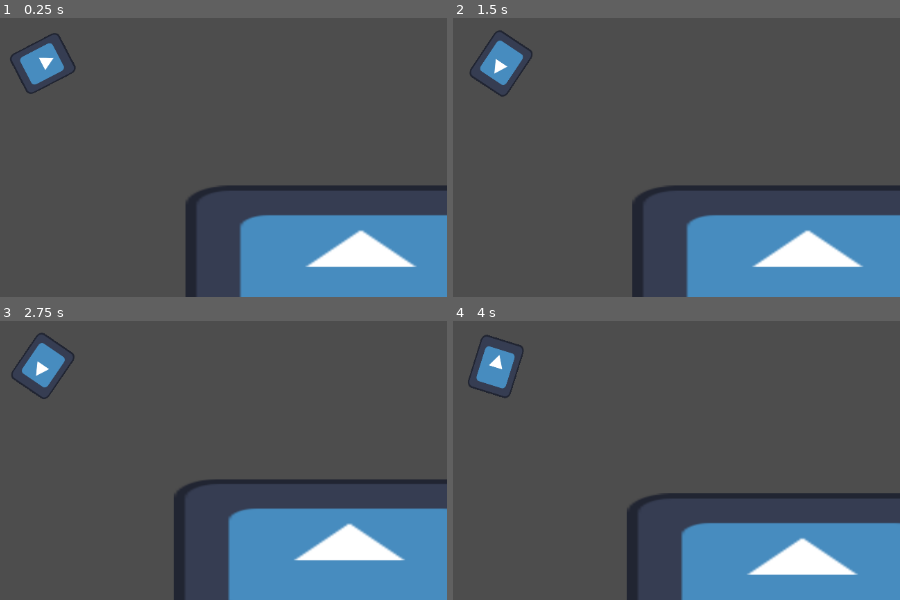
Above: before the commit, frames 1-4 (two rows, left to right).
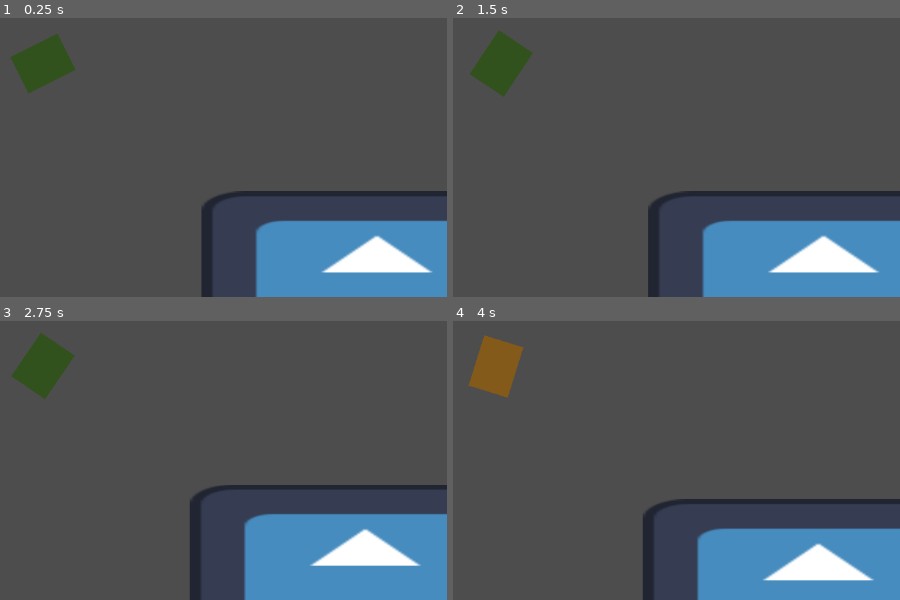
Above: after the commit, the same moments.

Repository: delaitaris/top-down-movement-game
Game: Godot game, scene res://scenes/game.tscn
Two runs of this game, one before a commit and one after it. Both use one fixed random seed, a clock stepped at 60 frames per second and the inputs below. The engine's default icon, where the game draws it, is replaced by a stand-in: a white triangle on a blue panel in a dark square.
Inputs (mouse positions are in pixels of both pictures, inside the frame that each line leads up to):
- Up to frame 1 (0.25 s): no input
- Up to frame 2 (1.5 s): tap Enter at 0.5 s; move the mouse to (outside the picture) at 0.52 s; tap A (a) at 0.6 s; click (outside the picture) at 0.67 s; tap D (d) at 0.8, 1.35 s; move the mouse to (outside the picture) at 1.27 s; click (outside the picture) at 1.42 s
- Up to frame 3 (2.75 s): tap S (s) at 1.55, 2.1 s; move the mouse to (outside the picture) at 2.02 s; click (outside the picture) at 2.17 s; tap W (w) at 2.3 s
- Up to frame 4 (4 s): move the mouse to (outside the picture) at 2.77 s; tap W (w) at 2.85 s; click (outside the picture) at 2.92 s; tap Ctrl (lower height, bound only after the commit) at 3.05, 3.6 s; move the mouse to (739, 443) at 3.52 s; click (739, 443) at 3.67 s; tap Shift (raise height, bound only after the commit) at 3.8 s

The runs differ from the first frame. In frame 1, 9.5% of the frame differs, in the area x 2-100%, y 5-100%; in frame 2, 9.7%; in frame 3, 9.9%, in the area x 2-100%, y 4-100%; in frame 4, 9.6%.

Commit message:
got the sprites changing
next job is to change the speed of moving depending on what stance you're in, which is proving harder than you'd think

Diff:
--- a/project.godot
+++ b/project.godot
@@ -42,6 +42,16 @@
 "events": [Object(InputEventMouseButton,"resource_local_to_scene":false,"resource_name":"","device":-1,"window_id":0,"a …(257 unchanged characters)…
 ]
 }
+"lower height"={
+"deadzone": 0.2,
+"events": [Object(InputEventKey,"resource_local_to_scene":false,"resource_name":"","device":-1,"window_id":0,"alt_pressed":false,"shift_pressed":false,"ctrl_pressed":false,"meta_pressed":false,"pressed":false,"keycode":0,"physical_keycode":4194326,"key_label":0,"unicode":0,"location":0,"echo":false,"script":null)
+]
+}
+"raise height"={
+"deadzone": 0.2,
+"events": [Object(InputEventKey,"resource_local_to_scene":false,"resource_name":"","device":-1,"window_id":0,"alt_pressed":false,"shift_pressed":false,"ctrl_pressed":false,"meta_pressed":false,"pressed":false,"keycode":0,"physical_keycode":4194325,"key_label":0,"unicode":0,"location":0,"echo":false,"script":null)
+]
+}
 
 [physics]
 
--- /dev/null
+++ b/scenes/animated_sprite_2d.gd
@@ -0,0 +1,27 @@
+extends AnimatedSprite2D
+enum Stance {STANDING, CROUCHING, CRAWLING}
+var current_stance = Stance.STANDING
+
+# Called when the node enters the scene tree for the first time.
+func _ready() -> void:
+	play("default")
+
+
+# Called every frame. 'delta' is the elapsed time since the previous frame.
+func _process(delta: float) -> void:
+	if Input.is_action_just_pressed("lower height"):
+		match current_stance:
+			Stance.STANDING:
+				current_stance = Stance.CROUCHING
+				play("crouch")
+			Stance.CROUCHING:
+				current_stance = Stance.CRAWLING
+				play("crawl")
+	if Input.is_action_just_pressed("raise height"):
+		match current_stance:
+			Stance.CROUCHING:
+				current_stance = Stance.STANDING
+				play("default")
+			Stance.CRAWLING:
+				current_stance = Stance.CROUCHING
+				play("crouch")
--- a/scenes/character.tscn
+++ b/scenes/character.tscn
@@ -1,22 +1,63 @@
 [gd_scene format=3 uid="uid://b601km7ojh1bo"]
 
 [ext_resource type="Script" uid="uid://nfn1x0pbhr5v" path="res://scripts/character.gd" id="1_wa5vi"]
-[ext_resource type="Texture2D" uid="uid://ddxmxgyyfy8mn" path="res://sprites/icon.svg" id="2_wfnr8"]
+[ext_resource type="Texture2D" uid="uid://dvk7n6vvo4tlf" path="res://sprites/movement game player sprites.png" id="2_dp8ca"]
+[ext_resource type="Script" uid="uid://b4l0iga6446an" path="res://scenes/animated_sprite_2d.gd" id="3_0lw5n"]
 [ext_resource type="Script" uid="uid://cuyaapx2vxu13" path="res://scripts/camera_2d.gd" id="3_px5sl"]
 [ext_resource type="Script" uid="uid://ctlyw3clbt8uk" path="res://scripts/poles.gd" id="4_wfnr8"]
+
+[sub_resource type="AtlasTexture" id="AtlasTexture_0lw5n"]
+atlas = ExtResource("2_dp8ca")
+region = Rect2(0, 32, 32, 32)
+
+[sub_resource type="AtlasTexture" id="AtlasTexture_dp8ca"]
+atlas = ExtResource("2_dp8ca")
+region = Rect2(32, 0, 32, 32)
+
+[sub_resource type="AtlasTexture" id="AtlasTexture_2cgup"]
+atlas = ExtResource("2_dp8ca")
+region = Rect2(0, 0, 32, 32)
+
+[sub_resource type="SpriteFrames" id="SpriteFrames_2cgup"]
+animations = [{
+"frames": [{
+"duration": 1.0,
+"texture": SubResource("AtlasTexture_0lw5n")
+}],
+"loop": true,
+"name": &"crawl",
+"speed": 5.0
+}, {
+"frames": [{
+"duration": 1.0,
+"texture": SubResource("AtlasTexture_dp8ca")
+}],
+"loop": true,
+"name": &"crouch",
+"speed": 5.0
+}, {
+"frames": [{
+"duration": 1.0,
+"texture": SubResource("AtlasTexture_2cgup")
+}],
+"loop": true,
+"name": &"default",
+"speed": 5.0
+}]
 
 [sub_resource type="CircleShape2D" id="CircleShape2D_e2o6t"]
 radius = 30.565504
 
 [node name="Character" type="CharacterBody2D" unique_id=323876973]
-position = Vector2(23, 8)
 script = ExtResource("1_wa5vi")
 metadata/_edit_group_ = true
 
-[node name="Sprite2D" type="Sprite2D" parent="." unique_id=1155604682]
-position = Vector2(183.25, 126.99999)
-scale = Vector2(0.50390625, 0.6249999)
-texture = ExtResource("2_wfnr8")
+[node name="AnimatedSprite2D" type="AnimatedSprite2D" parent="." unique_id=1273842429]
+texture_filter = 1
+position = Vector2(183.5, 127)
+scale = Vector2(1.8437502, 2.3750002)
+sprite_frames = SubResource("SpriteFrames_2cgup")
+script = ExtResource("3_0lw5n")
 
 [node name="CollisionShape2D" type="CollisionShape2D" parent="." unique_id=1899640292]
 position = Vector2(183.5, 127)
--- a/scripts/character.gd
+++ b/scripts/character.gd
@@ -1,5 +1,5 @@
 extends CharacterBody2D
-@onready var sprite: Sprite2D = $"Sprite2D"
+@onready var sprite: AnimatedSprite2D = $AnimatedSprite2D
 @export_range(0.0, 180.0) var cone_angle_degrees := 60.0
 @export var normal_speed: float = 250.0
 @export var boosted_speed: float = 320.0
@@ -32,7 +32,6 @@
 				speed = boosted_speed
 
 	velocity = movement_direction * speed
-	print(velocity)
 	move_and_slide()
 
 
Not shown, added: scenes/animated_sprite_2d.gd.uid
Binary file added: sprites/movement game player sprites.png
Not shown, added: sprites/movement game player sprites.png.import
